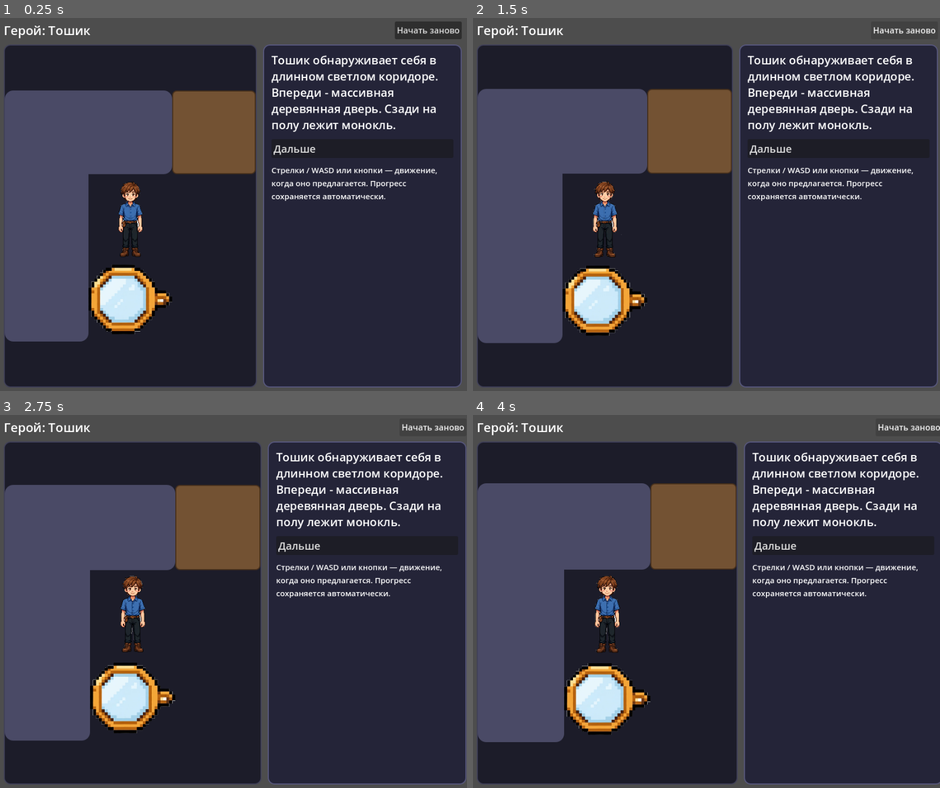
Above: before the commit, frames 1-4 (two rows, left to right).
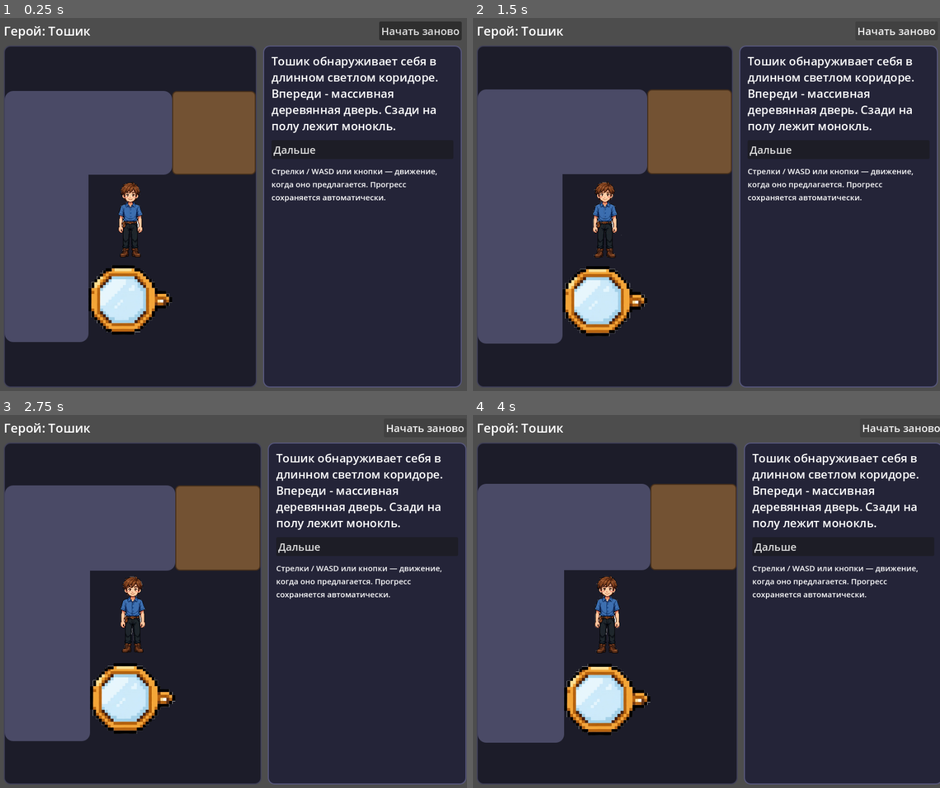
Above: after the commit, the same moments.

Repository: ssokratov/tnquest_godot
Game: Godot game, scene res://scenes/main.tscn
The game is run twice, just before and just after one commit, with the same random seed, the same clock (stepped at 60 frames per second) and the same inputs.
Inputs:
- Up to frame 1 (0.25 s): no input
- Up to frame 2 (1.5 s): click "Начать заново" at 0.5 s; click "Начать заново" at 1.25 s
- Up to frame 3 (2.75 s): click "Начать заново" at 2 s
- Up to frame 4 (4 s): click "Начать заново" at 2.75 s; click "Начать заново" at 3.5 s

The runs differ from the first frame. In frame 1, 4.2% of the frame differs, in the area x 1-99%, y 0-87%; in frame 2, 4.1%; in frame 3, 4.1%; in frame 4, 4.1%.

Commit message:
Scale the restart button font with the rest of the UI

Diff:
--- a/scripts/main.gd
+++ b/scripts/main.gd
@@ -32,6 +32,7 @@
 var vbox: VBoxContainer
 var game_row: HBoxContainer
 var hero_label: Label
+var reset_button: Button
 var scene_panel: PanelContainer
 var scene_grid: GridContainer
 var sidebar: PanelContainer
@@ -139,11 +140,12 @@
 	hero_label.size_flags_horizontal = SIZE_EXPAND_FILL
 	hero_label.add_theme_font_size_override("font_size", 24)
 	header.add_child(hero_label)
-	var reset := Button.new()
-	reset.text = "Начать заново"
-	reset.focus_mode = FOCUS_NONE
-	reset.pressed.connect(_on_reset)
-	header.add_child(reset)
+	reset_button = Button.new()
+	reset_button.text = "Начать заново"
+	reset_button.focus_mode = FOCUS_NONE
+	reset_button.add_theme_font_size_override("font_size", 20)
+	reset_button.pressed.connect(_on_reset)
+	header.add_child(reset_button)
 	vbox.add_child(header)
 
 	# Game row: scene on the left, sidebar on the right (wide windows).
@@ -345,6 +347,7 @@
 	if hero_label == null:
 		return
 	hero_label.add_theme_font_size_override("font_size", _scaled(24))
+	reset_button.add_theme_font_size_override("font_size", _scaled(20))
 	dialog_label.add_theme_font_size_override("normal_font_size", _scaled(22))
 	modal_text.add_theme_font_size_override("normal_font_size", _scaled(22))
 	hint_label.add_theme_font_size_override("font_size", _scaled(15))
